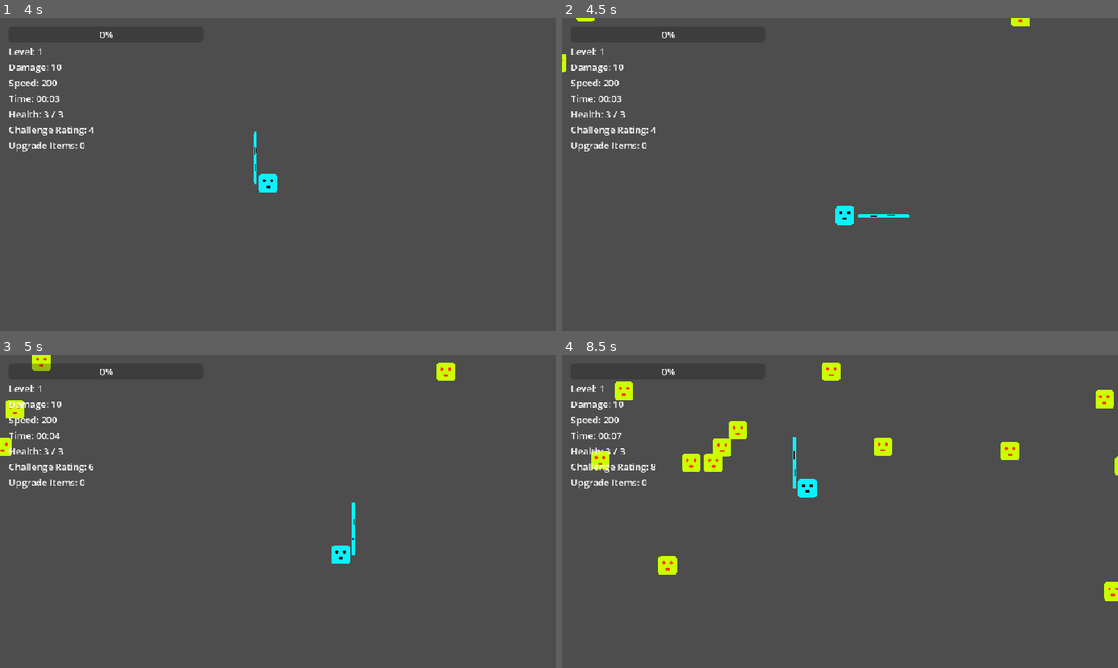
Above: before the commit, frames 1-4 (two rows, left to right).
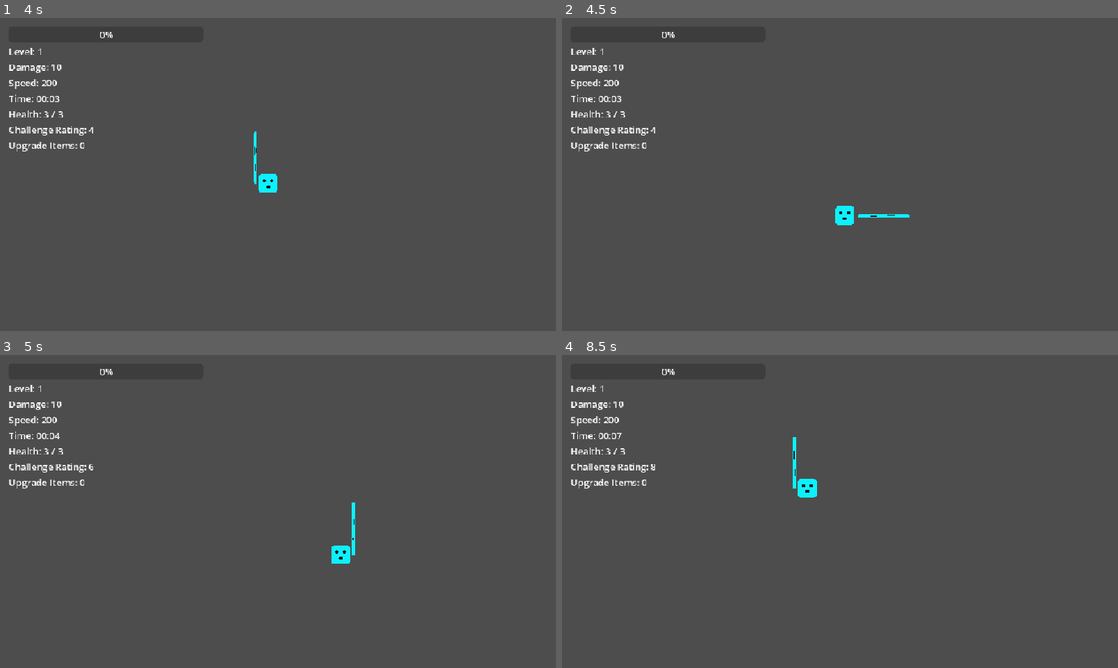
Above: after the commit, the same moments.

Repository: elygreen/GigaBlade
Game: Godot game, scene res://Main_Scenes/root_node.tscn
Same seed, same stepped clock (60 frames per second), same inputs: the game is played once before the commit and once after it.
Inputs (mouse positions are in pixels of both pictures, inside the frame that each line leads up to):
- Up to frame 1 (4 s): click "Start" at 0.5 s; move the mouse to (400, 158) at 1.27 s; click (400, 158) at 1.35 s; move the mouse to (166, 190) at 2.02 s; right-click (166, 190) at 2.1 s; move the mouse to (333, 105) at 2.77 s; click (333, 105) at 2.85 s; move the mouse to (250, 237) at 3.52 s; right-click (250, 237) at 3.6 s
- Up to frame 2 (4.5 s): move the mouse to (1006, 221) at 4.27 s; click (1006, 221) at 4.35 s
- Up to frame 3 (5 s): no input
- Up to frame 4 (8.5 s): move the mouse to (673, 464) at 5.02 s; right-click (673, 464) at 5.1 s; move the mouse to (867, 511) at 5.77 s; click (867, 511) at 5.85 s; move the mouse to (756, 433) at 6.52 s; right-click (756, 433) at 6.6 s; move the mouse to (962, 495) at 7.27 s; click (962, 495) at 7.35 s; move the mouse to (728, 527) at 8.02 s; right-click (728, 527) at 8.1 s

Frame 1 is identical in both runs. In frame 2, 0.2% of the frame differs, in the area x 0-85%, y 0-18%; in frame 3, 0.7%; in frame 4, 2.2%, in the area x 5-100%, y 2-79%.
Error after the commit: Invalid assignment of property or key 'player_node' with value of type 'CharacterBody2D (player.gd)' on a base object of type 'CharacterBody2D (BasicEnemy)'. (…

Commit message:
Created Audio_Manager global

Diff:
--- /dev/null
+++ b/Audio_Manager.gd
@@ -0,0 +1,22 @@
+extends Node
+
+var music_bus_index = AudioServer.get_bus_index("Music")
+var sfx_bus_index = AudioServer.get_bus_index("SFX")
+
+func set_music_volume(linear_value: float):
+	var volume_db = linear_to_db(linear_value)
+	AudioServer.set_bus_volume_db(music_bus_index, volume_db)
+
+func set_sfx_volume(linear_value: float):
+	var volume_db = linear_to_db(linear_value)
+	AudioServer.set_bus_volume_db(sfx_bus_index, volume_db)
+
+func play_sfx(sound: AudioStream):
+	if not sound:
+		return
+	var audio_player = AudioStreamPlayer.new()
+	audio_player.stream = sound
+	audio_player.bus = "SFX"
+	get_tree().current_scene.add_child(audio_player)
+	audio_player.play()
+	audio_player.finished.connect(audio_player.queue_free)
--- a/Enemies/basic_enemy.gd
+++ b/Enemies/basic_enemy.gd
@@ -10,13 +10,14 @@
 @export var xp_orb_scene: PackedScene
 @export var upgrade_item_scene: PackedScene
 @export var upgrade_item_drop_chance: float = 0.1
+@export var hit_sound: AudioStream
+@export var death_sound: AudioStream
 
 @onready var health_bar = $ProgressBar
 
 
 enum State {CHASE}
 var current_state = State.CHASE
-var player_node: Node2D = null
 
 
 var player: Node2D = null
@@ -58,6 +59,7 @@
 
 
 func die():
+	AudioManager.play_sfx(death_sound)
 	if xp_orb_scene and is_instance_valid(xp_orb_container):
 		var xp_orb = xp_orb_scene.instantiate()
 		xp_orb.global_position = self.global_position
--- /dev/null
+++ b/default_bus_layout.tres
@@ -0,0 +1,15 @@
+[gd_resource type="AudioBusLayout" format=3 uid="uid://dwmc4hliat8xe"]
+
+[resource]
+bus/1/name = &"Music"
+bus/1/solo = false
+bus/1/mute = false
+bus/1/bypass_fx = false
+bus/1/volume_db = 0.0
+bus/1/send = &"Master"
+bus/2/name = &"SFX"
+bus/2/solo = false
+bus/2/mute = false
+bus/2/bypass_fx = false
+bus/2/volume_db = 0.0
+bus/2/send = &"Master"
--- a/project.godot
+++ b/project.godot
@@ -22,6 +22,7 @@
 EnemyDatabase="*res://Enemy_Database.gd"
 SaveManager="*res://Save_Manager.gd"
 PlayerStats="*res://Player/Player_Stats.gd"
+AudioManager="*res://Audio_Manager.gd"
 
 [display]
 
Not shown, added: Audio_Manager.gd.uid
